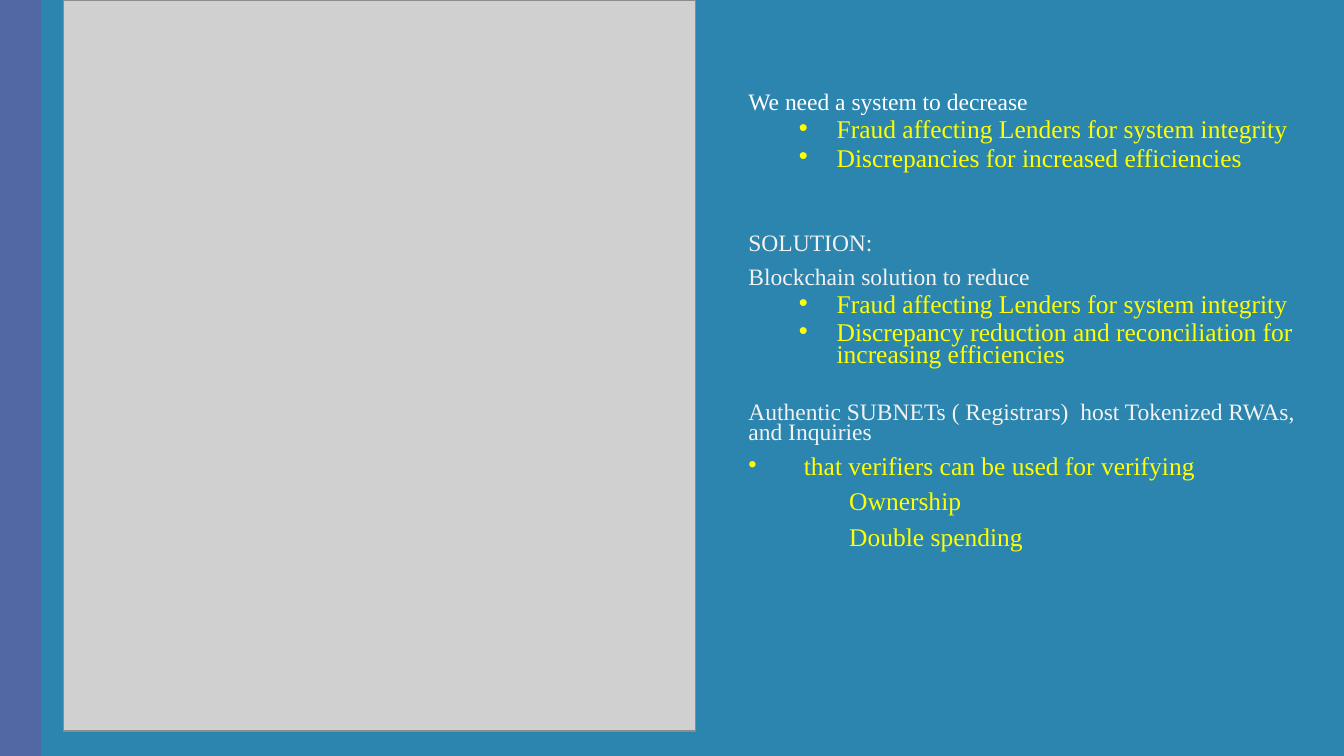
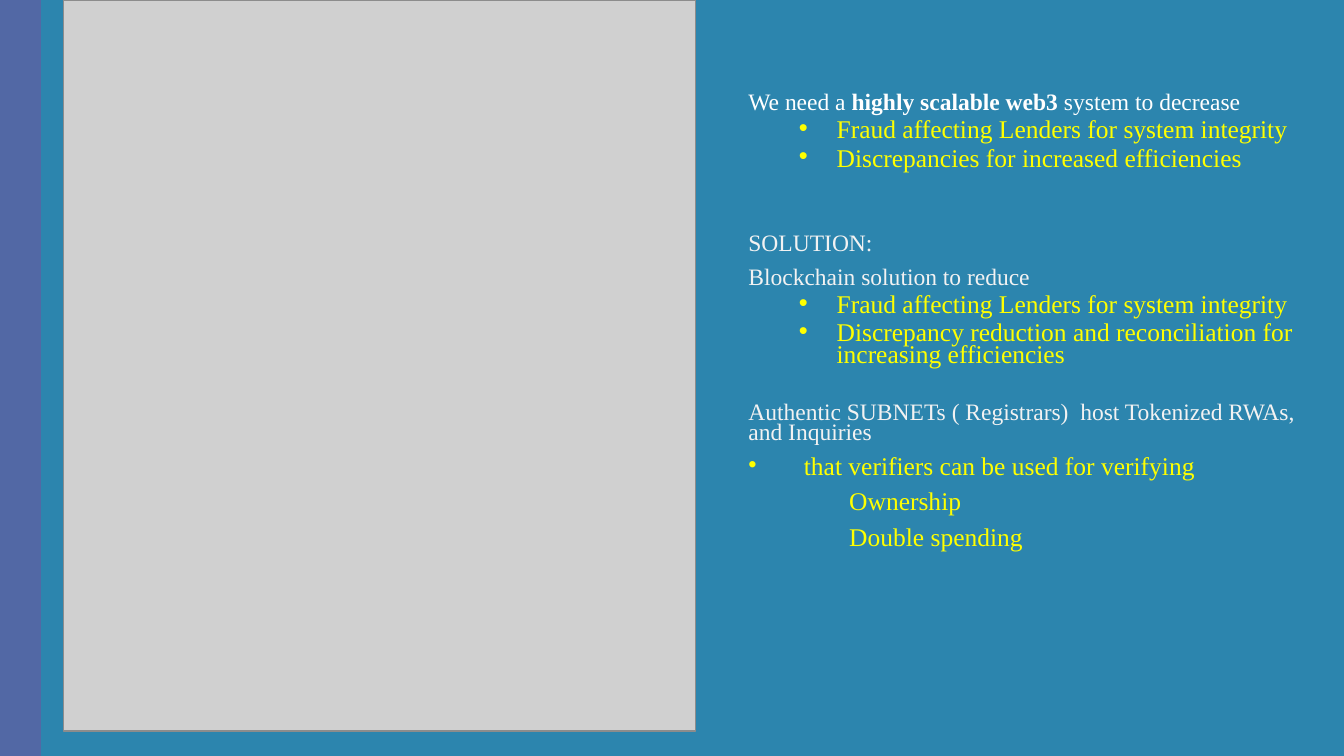
Before and after one commit to samigabor/rwa-subnets, a slide deck: slide 7 of SubnetRWAs-V2.pptx (slide 5 before the commit). Drawn at 1344x756 pixels with LibreOffice and Linux fonts; fonts in the diff are those of the drawing; grey boxes stand for pictures. Boxes give left, top, right and bottom in pixels: in the first picture for what was removed or moved away, otherwise in the second. Text is boxed around its words. In the diff, an @@ line names an element or a change of style, - is before the commit and + after.

```diff
--- a/SubnetRWAs-V2.pptx
+++ b/SubnetRWAs-V2.pptx
@@ subtitle at [748, 93, 1240, 115]: text changed @@
-We need a system to decrease
+We need a highly scalable web3 system to decrease
```
Also in this commit, not shown: 4 slides added, 1 slide removed, 1 other file.
